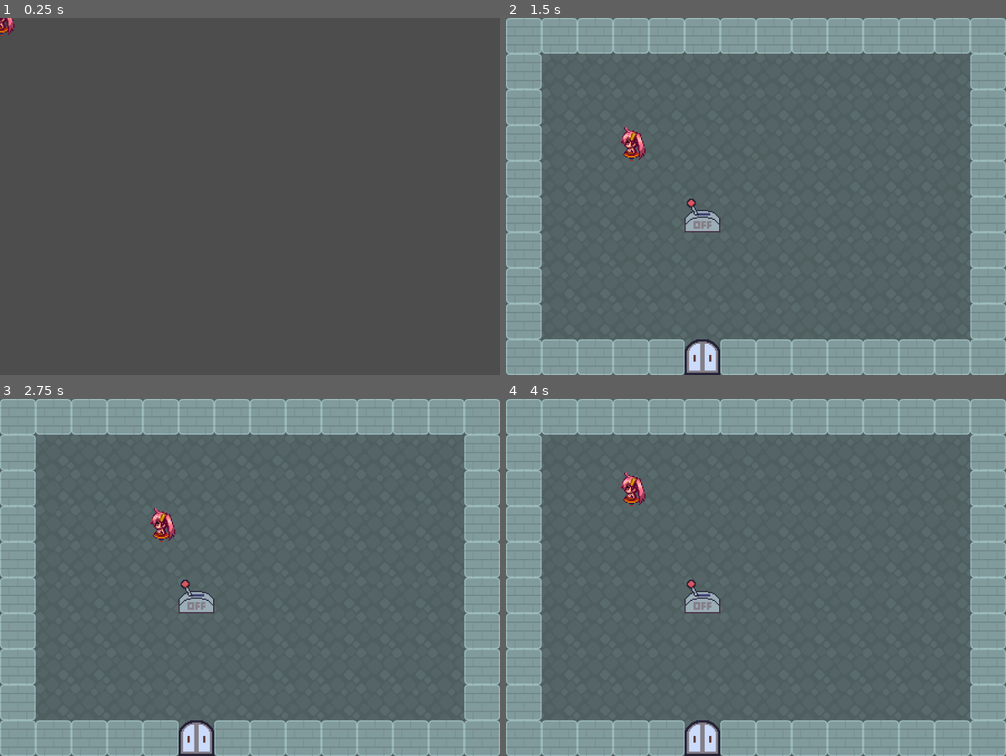
Above: before the commit, frames 1-4 (two rows, left to right).
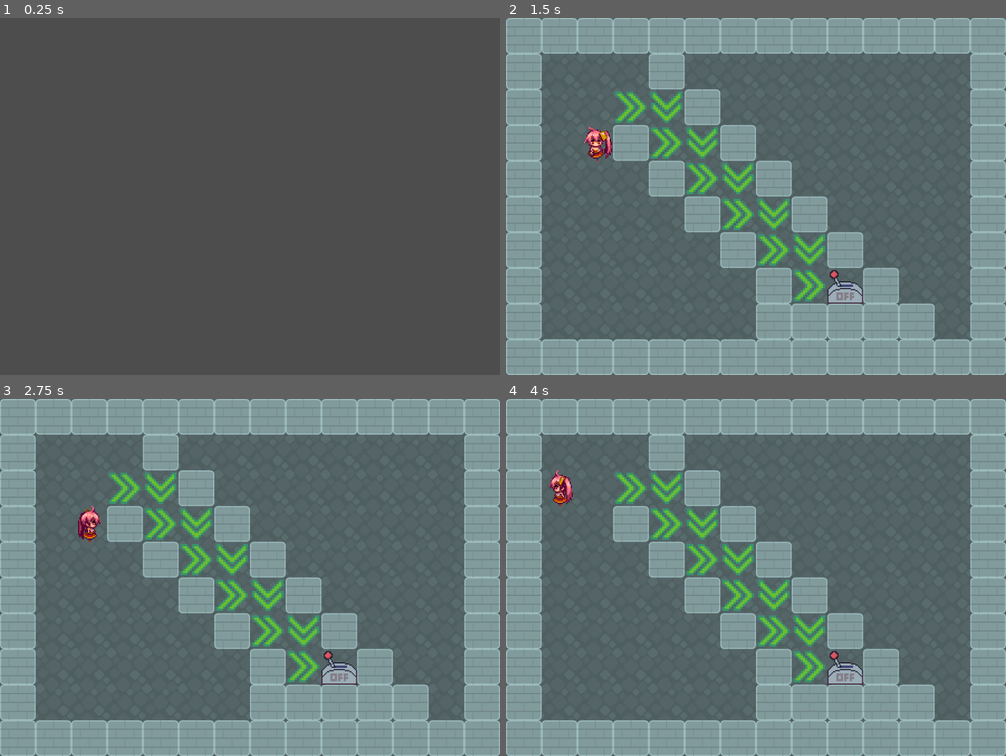
Above: after the commit, the same moments.

Repository: amami-harhid/godot4_sample001
Game: Godot game, scene res://src/resources/Main.tscn
Same seed, same stepped clock (60 frames per second), same inputs: the game is played once before the commit and once after it.
Inputs:
- Up to frame 1 (0.25 s): no input
- Up to frame 2 (1.5 s): tap Enter at 0.5 s; hold Right (ui_right) 0.53-1.28 s; hold Down (ui_down) from 1.28 s (still down)
- Up to frame 3 (2.75 s): release Down (ui_down) at 2.03 s; hold Right (ui_right) from 2.03 s (still down)
- Up to frame 4 (4 s): tap Space at 2.75 s; release Right (ui_right) at 2.78 s; hold Up (ui_up) 2.78-3.53 s; hold Left (ui_left) from 3.53 s (still down)

The runs differ from the first frame. In frame 1, 0.1% of the frame differs, in the area x 0-3%, y 0-6%; in frame 2, 17%; in frame 3, 17%; in frame 4, 17%, in the area x 8-86%, y 9-100%.

Commit message:
20230502

Diff:
--- a/Main.gd
+++ b/Main.gd
@@ -31,8 +31,14 @@
 	Buttons.setup(layer_buttons)
 	GameLayer.setup(layer_games)
 	GameLayer.load_game()
-	Player.setup(player)
+	Player.setup(layer_player)
+	var _timer = Timer.new()
+	add_child(_timer)
+	_timer.one_shot = false # ループする
+	_timer.wait_time = 0.2  # 0.2秒おき
+	_timer.start()
+	var _animation = Callable(Player, "next_h_frame")
+	_timer.connect("timeout",_animation)
 
 func _process(delta):
-	Player.player_move()
 	pass
--- a/assets/imgs/design_tile_set.tres
+++ b/assets/imgs/design_tile_set.tres
@@ -14,17 +14,17 @@
 0:0/0/custom_data_0 = "Wall"
 
 [sub_resource type="TileSetAtlasSource" id="TileSetAtlasSource_8nv48"]
-resource_name = "Grasses"
+resource_name = "Arrows"
 texture = ExtResource("2_i4j54")
 texture_region_size = Vector2i(64, 64)
 0:0/0 = 0
-0:0/0/custom_data_0 = "Grass_Right"
+0:0/0/custom_data_0 = "Arrow_Right"
 1:0/0 = 0
-1:0/0/custom_data_0 = "Grass_Up"
+1:0/0/custom_data_0 = "Arrow_Up"
 2:0/0 = 0
-2:0/0/custom_data_0 = "Grass_Down"
+2:0/0/custom_data_0 = "Arrow_Down"
 3:0/0 = 0
-3:0/0/custom_data_0 = "Grass_Left"
+3:0/0/custom_data_0 = "Arrow_Left"
 
 [sub_resource type="TileSetAtlasSource" id="TileSetAtlasSource_vdoof"]
 resource_name = "Teleports"
--- a/project.godot
+++ b/project.godot
@@ -20,11 +20,11 @@
 Commons="*res://src/common/Commons.gd"
 Messages="*res://src/common/Messages.gd"
 Buttons="*res://src/common/Buttons.gd"
-Player="*res://src/common/Player.gd"
+Player="*res://src/common/PlayerLayer.gd"
 GameLayer="*res://src/common/GameLayer.gd"
 Background="*res://src/common/Background.gd"
 Fonts="*res://src/common/Fonts.gd"
-TilePlayer="*res://src/common/TilePlayer.gd"
+Tiles="*res://src/common/Tiles.gd"
 
 [display]
 
--- a/src/common/Buttons.gd
+++ b/src/common/Buttons.gd
@@ -28,16 +28,16 @@
 func _menu_click(id):
 	if id == 0 : # レベルアップ
 		var _caller = Callable(GameLayer,"level_up")
-		Commons.sleep(0.3, _caller)
+		Commons.one_shot_timer(0.3, _caller)
 
 	elif id == 1 : # 最初から
 		GameLayer.set_level(GameLayer.Game_Undefined_Level)
 		var _caller = Callable(GameLayer,"level_up")
-		Commons.sleep(0.3, _caller)
+		Commons.one_shot_timer(0.3, _caller)
 	elif id == 2 : # 終了
 		# 0.3 秒後に終了する
 		var _caller = Callable(Commons,"close")
-		Commons.sleep(0.3, _caller)
+		Commons.one_shot_timer(0.3, _caller)
 
 func hide():
 	layer_buttons.hide()
--- a/src/common/Commons.gd
+++ b/src/common/Commons.gd
@@ -22,7 +22,7 @@
 	return val1.find(val2,0)
 
 # 指定した秒数分スリープしたあとに与えたメソッドを実行する
-func sleep(_sec: float, _method: Callable):
+func one_shot_timer(_sec: float, _method: Callable):
 	if _sec > 0 :
 		var _timer:Timer = Timer.new()
 		add_child(_timer)
@@ -39,5 +39,5 @@
 	Messages.hide()
 
 func window_close():
-	sleep(0.5, Callable(self,"close"))
+	one_shot_timer(0.5, Callable(self,"close"))
 	main.get_tree().quit() # Gameを終わる
--- a/src/common/GameLayer.gd
+++ b/src/common/GameLayer.gd
@@ -2,7 +2,7 @@
 
 var layer_games:CanvasLayer
 const Game_Max_Level:int = 3
-const Game_First_Level:int = 1
+const Game_First_Level:int = 2
 const Game_Undefined_Level:int = -1
 
 var _level:int
@@ -12,6 +12,7 @@
 	_level = Game_Undefined_Level
 	Buttons.hide()
 	Messages.hide()
+	hide()
 
 func set_level(_l : int):
 	_level = _l
@@ -22,9 +23,14 @@
 
 func load_game():
 	var _caller = Callable(self, "level_up")
-	Commons.sleep(0.5, _caller)
+	Commons.one_shot_timer(0.5, _caller)
 
 func level_up():
+	Buttons.hide()
+	Messages.hide()
+	Player.hide()
+	hide()
+
 	if _level == Game_Undefined_Level :
 		_level = Game_First_Level
 	elif _level < Game_Max_Level :
@@ -32,8 +38,6 @@
 	else:
 		_level = Game_First_Level
 	_load_game(_level)
-	Messages.hide()
-	Buttons.hide()
 
 func _load_game(_level:int):
 	var _child_count = layer_games.get_child_count()
@@ -47,10 +51,11 @@
 	var _level_res = load(_level_path)
 	var _level_obj = _level_res.instantiate()
 	layer_games.add_child(_level_obj)
-	layer_games.show()
 	Player.set_level_scene(_level_obj)
-	var _tile_design:TileMap = _level_obj.get_node("./design")
+	Player.show()
+	var _tile_design:TileMap = _level_obj.get_node("./game")
 	Messages.createMessage(_level)
+	show()
 
 func hide():
 	layer_games.hide()
--- a/src/common/Player.gd
+++ /dev/null
@@ -1,27 +0,0 @@
-extends Node
-
-var _player : Sprite2D
-var _tile_map : TileMap
-var _map_position :Vector2i
-const Map_Position_Key := "map_position"
-
-func setup(_sprite:Sprite2D):
-	_player = _sprite
-	TilePlayer.setup_player(_player)
-	TilePlayer.set_map_position(Vector2i(1,1))
-
-func set_level_scene(_level_scene: Node2D):
-	_tile_map = _level_scene.get_node('game')
-	print(_tile_map)
-	TilePlayer.setup_tile_map(_tile_map)
-	TilePlayer.set_map_position(Vector2i(2,2))
-
-func player_move():
-	if Input.is_action_just_pressed("ui_up"):
-		TilePlayer.move_up()
-	elif Input.is_action_just_pressed("ui_right"):
-		TilePlayer.move_right()
-	elif Input.is_action_just_pressed("ui_left"):
-		TilePlayer.move_left()
-	elif Input.is_action_just_pressed("ui_down"):
-		TilePlayer.move_down()
--- /dev/null
+++ b/src/common/PlayerLayer.gd
@@ -0,0 +1,75 @@
+extends TilePlayer
+
+#class_name PlayerLayer
+
+#var _player : Sprite2D
+#var _tile_map : TileMap
+var _layer_player:CanvasLayer
+var _map_position :Vector2i
+const Map_Position_Key := "map_position"
+const Frame_Left :int = 0
+const Frame_Up :int = 1
+const Frame_Right :int = 2
+const Frame_Down :int = 3
+
+func setup(_layer:CanvasLayer):
+	_layer_player = _layer
+	_player = _layer_player.get_node('PlayerSprite2D')
+#	TilePlayer.setup_player(_player)
+#	set_map_position(Vector2i(2,2))
+	_animation_down()
+	hide()
+
+func set_level_scene(_level_scene: Node2D):
+	_tilemap = _level_scene.get_node('game')
+#	TilePlayer.setup_tile_map(_tile_map)
+#	set_map_position(Vector2i(1,1))
+#	TilePlayer.change_position_by_map()
+	change_position_by_map()
+
+func player_move():
+	if Input.is_action_just_pressed("ui_up"):
+#		TilePlayer.move_up()
+		move_up()
+		_animation_up()
+	elif Input.is_action_just_pressed("ui_right"):
+#		TilePlayer.move_right()
+		move_right()
+		_animation_right()
+	elif Input.is_action_just_pressed("ui_left"):
+#		TilePlayer.move_left()
+		move_left()
+		_animation_left()
+	elif Input.is_action_just_pressed("ui_down"):
+#		TilePlayer.move_down()
+		move_down()
+		_animation_down()
+	else:
+		move()
+
+func _animation_up():
+	_player.frame_coords.y = Frame_Up
+func _animation_right():
+	_player.frame_coords.y = Frame_Right
+func _animation_left():
+	_player.frame_coords.y = Frame_Left
+func _animation_down():
+	_player.frame_coords.y = Frame_Down
+
+func next_h_frame():
+	var _x = (_player.frame_coords.x + 1) % _player.hframes
+	_player.frame_coords.x = _x
+
+
+func set_map_position(_p: Vector2i):
+	_player.set_meta(Map_Position_Key, _p)
+	super.set_map_position(_p)
+
+func get_map_position()->Vector2i:
+	return _player.get_meta(Map_Position_Key)
+
+func hide():
+	_layer_player.hide()
+
+func show():
+	_layer_player.show()
--- a/src/common/TilePlayer.gd
+++ b/src/common/TilePlayer.gd
@@ -1,4 +1,6 @@
-extends Node
+extends TilePlayerCommon
+
+class_name TilePlayer
 
 const Wall := 'Wall'
 const Arrow := 'Arrow'
@@ -6,94 +8,61 @@
 const Arrow_Left := 'Arrow_Left'
 const Arrow_Up := 'Arrow_Up'
 const Arrow_Down := 'Arrow_Down'
-const Dir_Right := Vector2i(1,0)
-const Dir_Left := Vector2i(-1,0)
-const Dir_Up := Vector2i(0,-1)
-const Dir_Down := Vector2i(0,1)
+const Teleport := 'Teleport'
+const Door := 'Door'
+const Lever := 'Lever'
+const Lever_Off := 'Lever_Off'
+const Lever_On := 'Lever_On'
 
-var _player:Sprite2D
-var _tilemap:TileMap
-func setup_player(_p:Sprite2D):
-	_player = _p
-
-func setup_tile_map(_t: TileMap):
-	_tilemap = _t
-
-# 右に進めるなら右に進む
-func move_right():
-	if _can_move_right():
-		_move(Dir_Right)
-
-# 左に進めるなら左に進む
-func move_left():
-	if _can_move_left():
-		_move(Dir_Left)
-
-# 上に進めるなら上に進む
-func move_up():
-	if _can_move_up():
-		_move(Dir_Up)
-
-# 下に進めるなら下に進む
-func move_down():
-	if _can_move_down():
-		_move(Dir_Down)
+# ドアに到達していたら Trueを返す
+func is_clear()->bool:
+	if _tilemap :
+		var _map_pos:Vector2i = _player.get_meta(Player.Map_Position_Key)
+		var _tile_data:TileData = Tiles.get_tile_data(_tilemap, _map_pos)
+		if _tile_data :
+			var _kind:String = Tiles.get_tile_data_kind(_tile_data)
+			if _kind == Door:
+				return true
+	return false
 
 # 指定した向きに動く
-func _move(_dir:Vector2i):
-	var _map_pos:Vector2i = _player.get_meta(Player.Map_Position_Key)
-	var _next_map_pos:Vector2i = _map_pos + _dir
-	var _local_pos = _tilemap.map_to_local(_next_map_pos)
-	_player.position = _local_pos
-	_player.set_meta(Player.Map_Position_Key, _next_map_pos)
+func move(_dir:Vector2i = Vector2i(0,0)):
+	if tilemap_is_ready():
+		var _map_pos:Vector2i = _player.get_meta(Player.Map_Position_Key)
+		var _next_map_pos:Vector2i = _map_pos + _dir
+		var _local_pos = _tilemap.map_to_local(_next_map_pos)
+		_player.position = _local_pos
+		_player.set_meta(Player.Map_Position_Key, _next_map_pos)
 
 func set_map_position(_pos:Vector2i):
 	if _tilemap :
 		var _local_pos = _tilemap.map_to_local(_pos)
 		_player.position = _local_pos
-	_player.set_meta(Player.Map_Position_Key, _pos)
+	#Player.set_map_position(_pos)
 
 func change_position_by_map():
 	var _map_position:Vector2i = _player.get_meta(Player.Map_Position_Key)
 	set_map_position(_map_position)
 
-# 右に進めるか
-func _can_move_right()->bool:
-	var _dir := Dir_Right
-	return _can_move(_dir)
-
-# 左に進めるか
-func _can_move_left()->bool:
-	var _dir := Dir_Left
-	return _can_move(_dir)
-
-# 上に進めるか
-func _can_move_up()->bool:
-	var _dir := Dir_Up
-	return _can_move(_dir)
-
-# 下に進めるか
-func _can_move_down()->bool:
-	var _dir := Dir_Down
-	return _can_move(_dir)
-
 # 進めるか
 func _can_move(_dir:Vector2i)->bool:
-	if _can_escape_tile(_dir):
-		return _can_move_to_next_position(_dir)
+	if tilemap_is_ready():
+		if _can_escape_tile(_dir):
+			return _can_move_to_next_position(_dir)
+		else:
+			return false
 	else:
 		return false
+
 # タイルを抜け出せるか
 func _can_escape_tile(_dir:Vector2i)->bool:
 	var _movable := false
 	# Playerの現在地( map位置 )
 	var _current_position:Vector2i = _tilemap.local_to_map(_player.position)
-	var _layer := 0 # タイルマップレイヤーは１枚だけ
-	var _tile_data:TileData = _tilemap.get_cell_tile_data(_layer, _current_position)
+	var _tile_data:TileData = Tiles.get_tile_data(_tilemap, _current_position)
 	if _tile_data :
 		# 現在地にタイルがあるとき
-		var _c_layer_id := 0 # 先頭のカスタムデータ
-		var _kind:String = _get_custom_data(_tile_data, _c_layer_id)
+		var _kind:String = Tiles.get_tile_data_kind(_tile_data)
 		if _kind :
 			if Commons.find_str(_kind, Arrow) == 0:
 				# 矢印の向きと進行方向が同じときには『進める』
@@ -122,7 +91,6 @@
 
 # 次の位置のタイルへは進めるか
 func _can_move_to_next_position(_dir:Vector2i)->bool:
-	print(_dir)
 	var _movable := false
 	# Playerの現在地( map位置 )
 	var _current_position:Vector2i = _tilemap.local_to_map(_player.position)
@@ -131,39 +99,25 @@
 	_next_position += _dir
 
 	# 次の位置にあるタイルを取り出す
-	var _tile_data:TileData = _get_tiledata(_next_position)
+	var _tile_data:TileData = Tiles.get_tile_data(_tilemap, _next_position)
 	if _tile_data:
-		# 現在地にタイルがあるとき
-		var _c_layer_id := 0 # 先頭のカスタムデータ
-		var _kind:String = _get_custom_data(_tile_data, _c_layer_id)
+		# 次の位置にタイルがあるとき
+		var _kind:String = Tiles.get_tile_data_kind(_tile_data)
 		if _kind:
 			if _kind == Wall:
-				print('#1')
 				# 次の位置が『壁』のとき
 				# 『進めない』
 				_movable = false
 			else:
-				print('#2')
 				# 次の位置が『壁』でないとき
 				# 『進める』
 				_movable = true
 		else:
-			print('#3')
 			# 次の位置のタイルにタイル種別がないとき
 			# 『進める』
 			_movable = true
 	else:
-		print('#4')
 		# 次の位置にタイルがないとき
 		# 『進める』
 		_movable = true
 	return _movable
-
-# 位置を指定してタイルデータを取り出す
-func _get_tiledata(_pos:Vector2i)->TileData:
-	var _layer := 0 # タイルマップレイヤーは１枚だけ
-	return _tilemap.get_cell_tile_data(_layer, _pos)
-
-# カスタムデータを取り出す
-func _get_custom_data(_tiledata:TileData, _custom_layer_id:int)->String:
-	return _tiledata.get_custom_data_by_layer_id(_custom_layer_id)
--- /dev/null
+++ b/src/common/TilePlayerCommon.gd
@@ -0,0 +1,80 @@
+extends Node
+
+class_name TilePlayerCommon
+
+const Dir_Right := Vector2i(1,0)
+const Dir_Left := Vector2i(-1,0)
+const Dir_Up := Vector2i(0,-1)
+const Dir_Down := Vector2i(0,1)
+
+var _player:Sprite2D
+var _tilemap:TileMap
+func setup_player(_p:Sprite2D):
+	_player = _p
+
+func setup_tile_map(_t: TileMap):
+	_tilemap = _t
+
+# 右に進めるなら右に進む
+func move_right():
+	if _can_move_right():
+		move(Dir_Right)
+
+# 左に進めるなら左に進む
+func move_left():
+	if _can_move_left():
+		move(Dir_Left)
+
+# 上に進めるなら上に進む
+func move_up():
+	if _can_move_up():
+		move(Dir_Up)
+
+# 下に進めるなら下に進む
+func move_down():
+	if _can_move_down():
+		move(Dir_Down)
+
+# 指定した向きに動く
+func move(_dir:Vector2i):
+	# 継承先で動作を記述すること
+	pass
+
+
+# 右に進めるか
+func _can_move_right()->bool:
+	var _dir := Dir_Right
+	return _can_move(_dir)
+
+# 左に進めるか
+func _can_move_left()->bool:
+	var _dir := Dir_Left
+	return _can_move(_dir)
+
+# 上に進めるか
+func _can_move_up()->bool:
+	var _dir := Dir_Up
+	return _can_move(_dir)
+
+# 下に進めるか
+func _can_move_down()->bool:
+	var _dir := Dir_Down
+	return _can_move(_dir)
+
+# 進めるか
+func _can_move(_dir:Vector2i)->bool:
+	# 継承先で動作を記述すること
+	return true
+
+# タイルマップが準備済のとき Trueを返す
+func tilemap_is_ready()->bool:
+	if _tilemap:
+		return true
+	else:
+		return false
+
+func hide():
+	_player.hide()
+
+func show():
+	_player.show()
--- /dev/null
+++ b/src/common/Tiles.gd
@@ -0,0 +1,10 @@
+extends Node
+
+const Layer_Tile_Data : int = 0 # タイルマップにレイアーは１個だけ
+const Layer_Data_Kind : int = 0 # タイル種別は先頭のデータレイヤー
+
+func get_tile_data(_tile_map:TileMap, _pos:Vector2i)->TileData:
+	return _tile_map.get_cell_tile_data(Layer_Data_Kind,_pos)
+
+func get_tile_data_kind(_tile_data:TileData)->String:
+	return _tile_data.get_custom_data_by_layer_id(Layer_Data_Kind)
--- /dev/null
+++ b/src/level/level01.gd
@@ -0,0 +1,40 @@
+extends TileMap
+
+
+
+# Called when the node enters the scene tree for the first time.
+func _ready():
+	Player.set_map_position(Vector2i(1,1))
+	pass # Replace with function body.
+
+
+# Called every frame. 'delta' is the elapsed time since the previous frame.
+func _process(delta):
+	Player.player_move()
+	change_tile()
+	if Player.is_clear():
+		var _caller:Callable = Callable(GameLayer,'level_up')
+		Commons.one_shot_timer(0.3, _caller)
+	pass
+
+# タイルを変更する
+func change_tile():
+	var _map_pos = Player.get_map_position()
+	if _map_pos :
+		var _tile_data:TileData = Tiles.get_tile_data(self, _map_pos)
+		if _tile_data :
+			var _kind:String = Tiles.get_tile_data_kind(_tile_data)
+			if _kind == Player.Lever_Off:
+				print(_kind)
+				self.erase_cell(Tiles.Layer_Tile_Data, _map_pos)
+				self.set_cell(Tiles.Layer_Tile_Data,_map_pos,4, Vector2i(1,0))
+				var _caller:Callable = Callable(self,'show_door')
+				Commons.one_shot_timer(0.3, _caller)
+
+func show_door():
+	var _door_map_pos:Vector2i = Vector2i(9,3) # ドアを出す場所
+	var _door_tile_data:TileData = Tiles.get_tile_data(self, _door_map_pos)
+	print(_door_tile_data)
+	if _door_tile_data:
+		self.erase_cell(Tiles.Layer_Tile_Data, _door_map_pos)
+	self.set_cell(Tiles.Layer_Tile_Data, _door_map_pos, 3, Vector2i(0,0))
--- a/src/level/level01.tscn
+++ b/src/level/level01.tscn
@@ -1,7 +1,8 @@
-[gd_scene load_steps=3 format=3 uid="uid://baclgneo10yev"]
+[gd_scene load_steps=4 format=3 uid="uid://baclgneo10yev"]
 
 [ext_resource type="TileSet" uid="uid://g0w5hk3ckwvd" path="res://assets/imgs/floor_tile_set.tres" id="1_ecs48"]
 [ext_resource type="TileSet" uid="uid://d2g8g483vojox" path="res://assets/imgs/design_tile_set.tres" id="2_lss2d"]
+[ext_resource type="Script" path="res://src/level/level01.gd" id="3_61yau"]
 
 [node name="level" type="Node2D"]
 
@@ -15,4 +16,5 @@
 tile_set = ExtResource("2_lss2d")
 cell_quadrant_size = 64
 format = 2
-layer_0/tile_data = PackedInt32Array(0, 0, 0, 65536, 0, 0, 1 …(135 unchanged characters)…  0, 589827, 0, 0, 589828, 0, 0, 589829, 3, 0, 589830, 0, 0, 589831, 0, 0, 589832, …(322 unchanged characters)…
+layer_0/tile_data = PackedInt32Array(0, 0, 0, 65536, 0, 0, 1 …(135 unchanged characters)…  0, 589827, 0, 0, 589828, 0, 0, 589829, 0, 0, 589830, 0, 0, 589831, 0, 0, 589832, …(322 unchanged characters)…
+script = ExtResource("3_61yau")
--- /dev/null
+++ b/src/level/level02.gd
@@ -0,0 +1,42 @@
+extends TileMap
+
+
+
+# Called when the node enters the scene tree for the first time.
+func _ready():
+	Player.set_map_position(Vector2i(1,2))
+	pass # Replace with function body.
+
+
+# Called every frame. 'delta' is the elapsed time since the previous frame.
+func _process(delta):
+	Player.player_move()
+	change_tile()
+	if Player.is_clear():
+		var _caller:Callable = Callable(GameLayer,'level_up')
+		Commons.one_shot_timer(0.3, _caller)
+	pass
+
+# タイルを変更する
+func change_tile():
+	var _map_pos = Player.get_map_position()
+	if _map_pos :
+		var _tile_data:TileData = Tiles.get_tile_data(self, _map_pos)
+		if _tile_data :
+			var _kind:String = Tiles.get_tile_data_kind(_tile_data)
+			if _kind == Player.Lever_Off:
+				print(_kind)
+				self.erase_cell(Tiles.Layer_Tile_Data, _map_pos)
+				self.set_cell(Tiles.Layer_Tile_Data,_map_pos,4, Vector2i(1,0))
+				var _caller:Callable = Callable(self,'show_door')
+				Commons.one_shot_timer(0.3, _caller)
+
+func show_door():
+	var _remove_pos:Vector2i = Vector2i(9,8)
+
+	var _door_map_pos:Vector2i = Vector2i(9,3) # ドアを出す場所
+	var _door_tile_data:TileData = Tiles.get_tile_data(self, _door_map_pos)
+	print(_door_tile_data)
+	if _door_tile_data:
+		self.erase_cell(Tiles.Layer_Tile_Data, _door_map_pos)
+	self.set_cell(Tiles.Layer_Tile_Data, _door_map_pos, 3, Vector2i(0,0))
--- a/src/level/level02.tscn
+++ b/src/level/level02.tscn
@@ -1,7 +1,8 @@
-[gd_scene load_steps=3 format=3 uid="uid://cyga4usyn48l0"]
+[gd_scene load_steps=4 format=3 uid="uid://cyga4usyn48l0"]
 
 [ext_resource type="TileSet" uid="uid://g0w5hk3ckwvd" path="res://assets/imgs/floor_tile_set.tres" id="1_ferx6"]
 [ext_resource type="TileSet" uid="uid://d2g8g483vojox" path="res://assets/imgs/design_tile_set.tres" id="2_ffkaq"]
+[ext_resource type="Script" path="res://src/level/level02.gd" id="3_smmvm"]
 
 [node name="level" type="Node2D"]
 
@@ -15,4 +16,5 @@
 tile_set = ExtResource("2_ffkaq")
 cell_quadrant_size = 64
 format = 2
-layer_0/tile_data = PackedInt32Array(0, 0, 0, 65536, 0, 0, 1 …(485 unchanged characters)…  9, 0, 0, 10, 0, 0, 11, 0, 0, 12, 0, 0, 262148, 2, 65536, 262151, 2, 65536, 393223, 2, 131072, 393226, 2, 131072)
+layer_0/tile_data = PackedInt32Array(0, 0, 0, 65536, 0, 0, 1 …(485 unchanged characters)…  9, 0, 0, 10, 0, 0, 11, 0, 0, 12, 0, 0, 131075, 1, 0, 196612, 1, 0, 262149, 1, 0, 327686, 1, 0, 393223, 1, 0, 131076, 131073, 0, 196613, 131073, 0, 262150, 131073, 0, 327687, 131073, 0, 393224, 131073, 0, 458760, 1, 0, 458761, 4, 0, 524296, 0, 0, 524297, 0, 0, 524298, 0, 0, 458762, 0, 0, 458759, 0, 0, 393225, 0, 0, 327688, 0, 0, 524299, 0, 0, 524295, 0, 0, 393222, 0, 0, 327685, 0, 0, 262148, 0, 0, 196611, 0, 0, 65540, 0, 0, 131077, 0, 0, 196614, 0, 0, 262151, 0, 0)
+script = ExtResource("3_smmvm")
